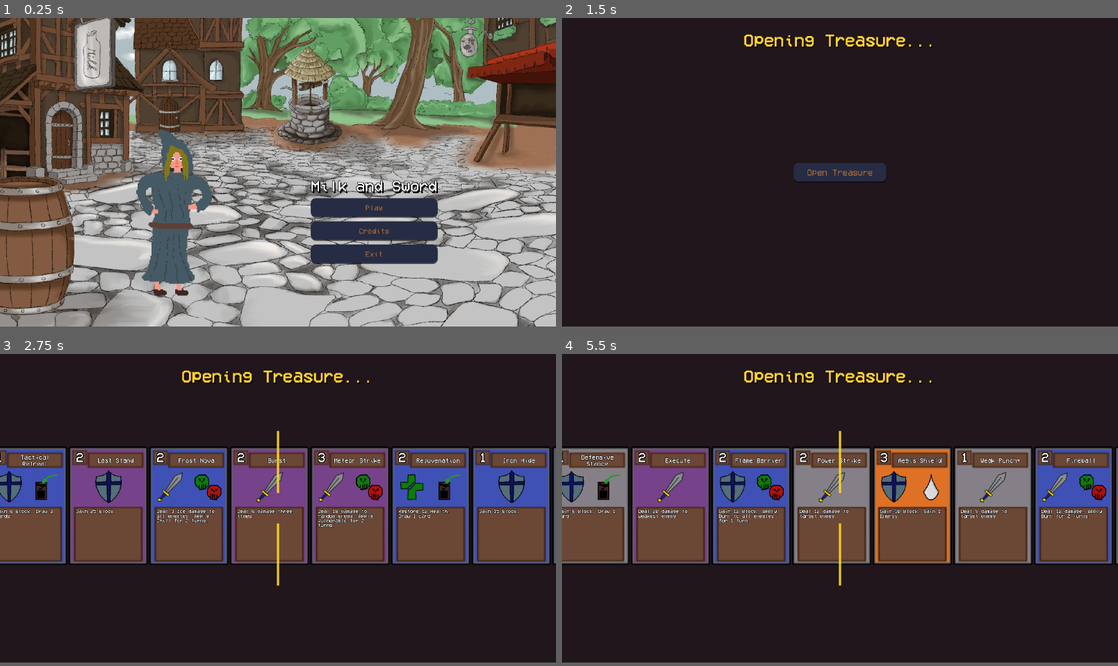
Above: before the commit, frames 1-4 (two rows, left to right).
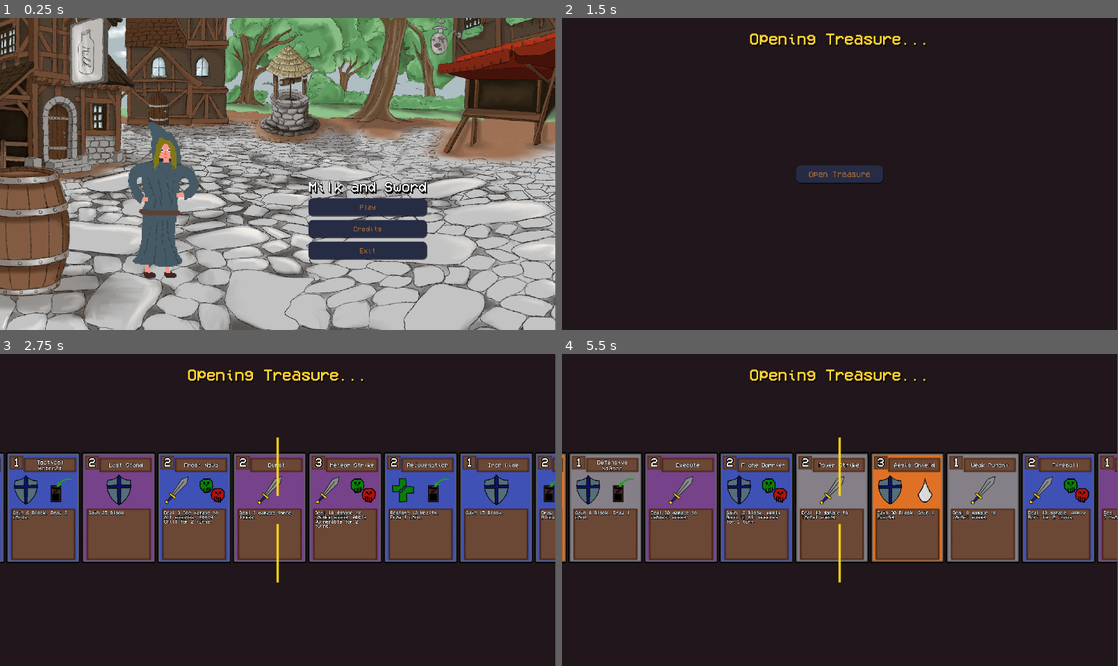
Above: after the commit, the same moments.

Repository: arch-jpg/eidsWi25
Game: Godot game, scene res://scenes/mainmenu/main_menu.tscn
Two runs of this game, one before a commit and one after it. Both use one fixed random seed, a clock stepped at 60 frames per second and the inputs below.
Inputs (mouse positions are in pixels of both pictures, inside the frame that each line leads up to):
- Up to frame 1 (0.25 s): no input
- Up to frame 2 (1.5 s): click "Play" at 0.5 s; click "Treasure" at 1.25 s
- Up to frame 3 (2.75 s): click "Open Treasure" at 2 s
- Up to frame 4 (5.5 s): tap Enter at 2.75 s; drag from (589, 506) to (895, 441) at 2.77 s; drag from (639, 506) to (812, 569) at 3.52 s; move the mouse to (623, 506) at 4.27 s; tap G at 4.35 s; click (623, 506) at 4.42 s; drag from (584, 506) to (673, 463) at 5.02 s
In our replay, the window is 800x444 before the commit and 799x449 after it. These sizes can differ from the game's own. Grey fills any space a smaller window leaves; there, only what the larger window draws over its background counts as a difference.

The runs differ from the first frame. In frame 1, 59% of the frame differs, in the area x 0-100%, y 0-100%; in frame 2, 1.1%; in frame 3, 21%; in frame 4, 21%.

Commit message:
added hover animation hand, fixed hand bugs

Diff:
--- a/data/enemies.json
+++ b/data/enemies.json
@@ -1,68 +1,101 @@
 {
 	"Mc_Milky_Man": {
-		"health": 150,
+		"health": 50.0,
 		"attacks": [
 			{
 				"id": "milk_splash",
-				"value": 25,
+				"value": 25.0,
 				"probability": 0.6
 			},
 			{
 				"id": "cream_strike",
-				"value": 35,
+				"value": 35.0,
 				"probability": 0.3
 			},
 			{
 				"id": "ultra_milk",
-				"value": 50,
+				"value": 50.0,
 				"probability": 0.1
 			}
 		],
 		"defenses": [
 			{
 				"id": "cream_shield",
-				"value": 10,
+				"value": 10.0,
 				"probability": 0.5
 			},
 			{
 				"id": "milk_wall",
-				"value": 20,
+				"value": 20.0,
 				"probability": 0.5
 			}
 		],
 		"aggro": 0.5
 	},
 	"Bernd_Brotmann": {
-		"health": 250,
+		"health": 75.0,
 		"attacks": [
 			{
 				"id": "bread_slash",
-				"value": 25,
+				"value": 25.0,
 				"probability": 0.6
 			},
 			{
 				"id": "wheat_strike",
-				"value": 35,
+				"value": 35.0,
 				"probability": 0.3
 			},
 			{
 				"id": "ultra_bread",
-				"value": 50,
+				"value": 50.0,
 				"probability": 0.1
 			}
 		],
 		"defenses": [
 			{
 				"id": "bread_shield",
-				"value": 10,
+				"value": 10.0,
 				"probability": 0.5
 			},
 			{
 				"id": "milk_wall",
-				"value": 20,
+				"value": 20.0,
 				"probability": 0.5
 			}
 		],
 		"aggro": 0.6
+	},
+	"Boss_McBossman": {
+		"health": 200.0,
+		"attacks": [
+			{
+				"id": "bread_slash",
+				"value": 35.0,
+				"probability": 0.6
+			},
+			{
+				"id": "wheat_strike",
+				"value": 45.0,
+				"probability": 0.3
+			},
+			{
+				"id": "ultra_bread",
+				"value": 60.0,
+				"probability": 0.1
+			}
+		],
+		"defenses": [
+			{
+				"id": "bread_shield",
+				"value": 20.0,
+				"probability": 0.5
+			},
+			{
+				"id": "milk_wall",
+				"value": 30.0,
+				"probability": 0.5
+			}
+		],
+		"aggro": 0.7
 	}
 }
--- a/project.godot
+++ b/project.godot
@@ -24,8 +24,8 @@
 
 [display]
 
-window/size/viewport_width=1800
-window/size/viewport_height=1000
+window/size/viewport_width=1920
+window/size/viewport_height=1080
 
 [gui]
 
--- a/scenes/fightscene/combat_scene.gd
+++ b/scenes/fightscene/combat_scene.gd
@@ -107,7 +107,7 @@
 func add_to_discard(card):
 	discard_pile.append(card)
 
-func draw_hand(start):
+func draw_hand(_start):
 	# Start deck animation for all cards at once
 
 	$DeckAnimations.draw_cards(HAND_SIZE)
@@ -199,9 +199,8 @@
 
 func _take_enemy_turn(id: String):
 	var currenemy = EnemiesDatabase.get_enemy_by_id(id)
-	var attacks = EnemiesDatabase.get_enemy_attacks(id)
-	var randf = randf()
-	if currenemy["aggro"] >= randf:
+	var random_value = randf()
+	if currenemy["aggro"] >= random_value:
 		var attackrandf = randf()
 		var cumulative = 0
 		for i in currenemy["attacks"]:
--- a/scenes/fightscene/combat_scene.tscn
+++ b/scenes/fightscene/combat_scene.tscn
@@ -1,15 +1,45 @@
-[gd_scene load_steps=9 format=3 uid="uid://pwo5v4x2c6tc"]
+[gd_scene load_steps=14 format=3 uid="uid://pwo5v4x2c6tc"]
 
 [ext_resource type="Script" uid="uid://iv756j53l0no" path="res://scenes/fightscene/combat_scene.gd" id="1_3a06o"]
 [ext_resource type="Texture2D" uid="uid://cknrqgpkm3v2v" path="res://data/assets/locations/marketplace.png" id="2_3a06o"]
 [ext_resource type="PackedScene" uid="uid://ba0881agk0fr5" path="res://scenes/character/main_char.tscn" id="2_nngcu"]
 [ext_resource type="Script" uid="uid://dopolwqy74i8i" path="res://scenes/fightscene/playerHitbox.gd" id="5_merom"]
-[ext_resource type="Texture2D" uid="uid://d3t8cvk36l14s" path="res://data/assets/icon/energy_icon.png" id="7_merom"]
+[ext_resource type="Texture2D" uid="uid://bb8vfhwfms6r0" path="res://data/assets/icon/energy_icon.png" id="7_merom"]
 [ext_resource type="Script" uid="uid://d0b1dn1w4vm2n" path="res://scenes/fightscene/handcontainer.gd" id="7_ul0wa"]
 [ext_resource type="PackedScene" uid="uid://b88n4s5yw0eow" path="res://scenes/cards/deck_animations.tscn" id="8_3a06o"]
+[ext_resource type="FontFile" uid="uid://beym5dfo74cv0" path="res://scenes/mainmenu/VCR_OSD_MONO_1.001.ttf" id="9_font"]
 
 [sub_resource type="RectangleShape2D" id="RectangleShape2D_ul0wa"]
 size = Vector2(38, 152)
+
+[sub_resource type="StyleBoxEmpty" id="StyleBoxEmpty_endturn"]
+
+[sub_resource type="StyleBoxFlat" id="StyleBoxFlat_endturn_hover"]
+bg_color = Color(0.11689, 0.134855, 0.216135, 1)
+corner_radius_top_left = 16
+corner_radius_top_right = 16
+corner_radius_bottom_right = 16
+corner_radius_bottom_left = 16
+shadow_size = 1
+shadow_offset = Vector2(1, 3)
+
+[sub_resource type="StyleBoxFlat" id="StyleBoxFlat_endturn_pressed"]
+bg_color = Color(0.0352319, 0.0445863, 0.0875517, 1)
+corner_radius_top_left = 16
+corner_radius_top_right = 16
+corner_radius_bottom_right = 16
+corner_radius_bottom_left = 16
+shadow_size = 1
+shadow_offset = Vector2(1, 3)
+
+[sub_resource type="StyleBoxFlat" id="StyleBoxFlat_endturn_normal"]
+bg_color = Color(0.15182, 0.173343, 0.270545, 1)
+corner_radius_top_left = 16
+corner_radius_top_right = 16
+corner_radius_bottom_right = 16
+corner_radius_bottom_left = 16
+shadow_size = 1
+shadow_offset = Vector2(1, 3)
 
 [node name="CombatScene" type="Node2D"]
 script = ExtResource("1_3a06o")
@@ -67,10 +97,20 @@
 script = ExtResource("7_ul0wa")
 
 [node name="endTurnBtn" type="Button" parent="."]
+custom_minimum_size = Vector2(0, 60)
 offset_left = 1578.0
 offset_top = 531.0
 offset_right = 1742.0
 offset_bottom = 595.0
+theme_override_colors/font_hover_color = Color(0.615686, 0.396078, 0.215686, 1)
+theme_override_colors/font_color = Color(0.615133, 0.397776, 0.217245, 1)
+theme_override_colors/font_pressed_color = Color(1, 1, 1, 1)
+theme_override_fonts/font = ExtResource("9_font")
+theme_override_font_sizes/font_size = 24
+theme_override_styles/focus = SubResource("StyleBoxEmpty_endturn")
+theme_override_styles/hover = SubResource("StyleBoxFlat_endturn_hover")
+theme_override_styles/pressed = SubResource("StyleBoxFlat_endturn_pressed")
+theme_override_styles/normal = SubResource("StyleBoxFlat_endturn_normal")
 text = "End Turn"
 
 [node name="DeckAnimations" parent="." instance=ExtResource("8_3a06o")]
--- a/scenes/fightscene/draggablearea2d.gd
+++ b/scenes/fightscene/draggablearea2d.gd
@@ -6,26 +6,106 @@
 var dragging := false
 var drag_offset := Vector2.ZERO
 var orig_pos = Vector2.ZERO
+var hand_container
+var is_hovered := false
+var original_z_index := 0
 signal card_used(Area2D)
 signal is_dragging(bool)
 
+static var currently_dragging_card = null
+
 func _ready() -> void:
 	root = get_parent().get_parent()
+	hand_container = get_parent()
+	mouse_entered.connect(_on_mouse_entered)
+	mouse_exited.connect(_on_mouse_exited)
 
-func _input_event(viewport, event, shape_idx):
+func _on_mouse_entered() -> void:
+	if dragging or currently_dragging_card != null:
+		return
+
+	is_hovered = true
+	original_z_index = z_index
+	z_index = 100  # Bring to front while hovering
+
+	var card_ui = get_node_or_null("CardUI")
+	if card_ui:
+		var tween := create_tween()
+		tween.set_parallel(true)
+		tween.set_trans(Tween.TRANS_BACK)
+		tween.set_ease(Tween.EASE_OUT)
+		tween.tween_property(card_ui, "scale", Vector2(1.15, 1.15), 0.2)
+		tween.tween_property(self, "position:y", position.y - 30, 0.2)
+
+func _on_mouse_exited() -> void:
+	if dragging:
+		return
+
+	is_hovered = false
+	z_index = original_z_index
+
+	var card_ui = get_node_or_null("CardUI")
+	if card_ui:
+		var tween := create_tween()
+		tween.set_parallel(true)
+		tween.set_trans(Tween.TRANS_QUAD)
+		tween.set_ease(Tween.EASE_OUT)
+		tween.tween_property(card_ui, "scale", Vector2(1.0, 1.0), 0.2)
+		tween.tween_property(self, "position:y", position.y + 30, 0.2)
+
+func _input_event(_viewport, event, _shape_idx):
 	if not draggable:
 		return
 
 	if event is InputEventMouseButton and event.button_index == MOUSE_BUTTON_LEFT:
 		if event.pressed:
+			# Check if another card is already being dragged
+			if currently_dragging_card != null:
+				return
+
+			# Check if this is the topmost card
+			if not is_topmost_card():
+				return
+
+			currently_dragging_card = self
 			dragging = true
+			is_hovered = false
+
+			# Reset hover effects when starting drag
+			var card_ui = get_node_or_null("CardUI")
+			if card_ui:
+				card_ui.scale = Vector2(1.0, 1.0)
+
 			emit_signal("is_dragging", true)
+			z_index = original_z_index
 			orig_pos = global_position
 			drag_offset = global_position - get_global_mouse_position()
 		else:
-			emit_signal("is_dragging", false)
-			dragging = false
-			try_drop()
+			if currently_dragging_card == self:
+				emit_signal("is_dragging", false)
+				dragging = false
+				currently_dragging_card = null
+				z_index = original_z_index
+				try_drop()
+
+func is_topmost_card() -> bool:
+	if not hand_container:
+		return true
+
+	var my_z = z_index
+	var mouse_pos = get_global_mouse_position()
+
+	# Check all sibling cards in the hand
+	for sibling in hand_container.hand_cards:
+		if sibling == self:
+			continue
+
+		# Check if sibling is also under the mouse and has higher z_index
+		var sibling_rect = Rect2(sibling.global_position - Vector2(127, 192), Vector2(254, 384))
+		if sibling_rect.has_point(mouse_pos) and sibling.z_index > my_z:
+			return false
+
+	return true
 
 func _process(_delta):
 	if dragging:
@@ -37,7 +117,6 @@
 			if target.dropped_on(card_data):
 				root.energy_count-=card_data["energy_cost"]
 				root.get_child(2).text=str(root.energy_count)
-				get_parent
 				card_used.emit(self)
 				hide()
 				global_position= Vector2(0,0)
@@ -55,8 +134,28 @@
 	snap_back()
 
 func snap_back():
-	var tween := create_tween()
-	tween.tween_property(
+	# Get the current target position from hand layout
+	if hand_container and hand_container.hand_cards.has(self):
+		var hand_size = hand_container.hand_cards.size()
+		var index = hand_container.hand_cards.find(self)
+
+		if index >= 0:
+			var center: float = (hand_size - 1) * 0.5
+			var offset: float = index - center
+
+			var target_pos = hand_container.global_position
+			target_pos.x += offset * hand_container.spacing + 160
+			target_pos.y += hand_container.base_lift + abs(offset) * hand_container.fan_lift + 140
+
+			var snap_tween := create_tween()
+			snap_tween.set_trans(Tween.TRANS_CUBIC)
+			snap_tween.set_ease(Tween.EASE_OUT)
+			snap_tween.tween_property(self, "global_position", target_pos, 0.25)
+			return
+
+	# Fallback to original position if hand container not found
+	var fallback_tween := create_tween()
+	fallback_tween.tween_property(
 		self,
 		"global_position",
 		orig_pos,
--- a/scenes/fightscene/handcontainer.gd
+++ b/scenes/fightscene/handcontainer.gd
@@ -71,17 +71,17 @@
 
 		# Create tween
 		var tween := create_tween()
-		var rotation
+		var card_rotation: float
 		card.set_meta("hand_tween", tween)
 
 		tween.set_trans(Tween.TRANS_CUBIC)
 		tween.set_ease(Tween.EASE_OUT)
 		if center == 0:
-			rotation = 0.0
+			card_rotation = 0.0
 		else:
-			rotation = offset / center * max_rotation
+			card_rotation = offset / center * max_rotation
 		tween.tween_property(card, "global_position", target_pos, 0.35)
-		tween.tween_property(card, "rotation", rotation, 0.4)
+		tween.tween_property(card, "rotation", card_rotation, 0.4)
 		tween.tween_property(card, "scale", Vector2.ONE, 0.35)
 
 		# Ensure proper z-index for overlapping visuals
--- a/scenes/shop/shop_screen.gd
+++ b/scenes/shop/shop_screen.gd
@@ -130,7 +130,7 @@
 		buy_button.pressed.connect(_on_buy_card.bind(i))
 
 
-func _setup_card_hover_effect(container: Control, card_ui: CardUI) -> void:
+func _setup_card_hover_effect(container: Control, _card_ui: CardUI) -> void:
 	"""Setup hover effect for shop cards"""
 	container.mouse_entered.connect(func():
 		if not card_purchased:
@@ -151,7 +151,7 @@
 	)
 
 
-func _on_card_clicked(card_ui: CardUI, card_index: int) -> void:
+func _on_card_clicked(_card_ui: CardUI, card_index: int) -> void:
 	"""Handle card click to purchase"""
 	_on_buy_card(card_index)
 
